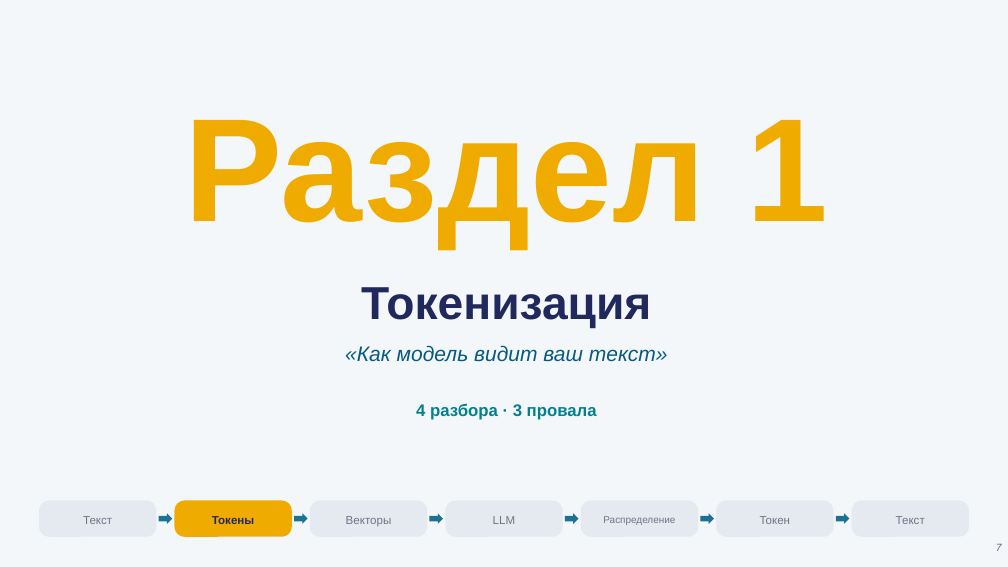
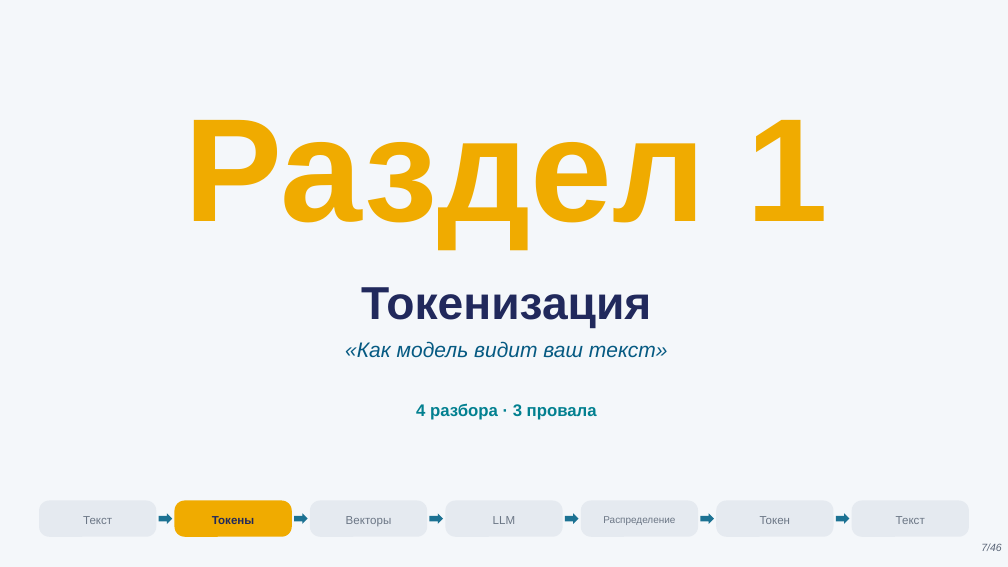
Before and after one commit to tellina-study/AI-usage-lessons, a slide deck: slide 7 of library/lectures/lec-02/rendered/lec-02.pptx. Drawn at 1008x567 pixels with LibreOffice and Linux fonts; fonts in the diff are those of the drawing. Boxes give left, top, right and bottom in pixels: in the first picture for what was removed or moved away, otherwise in the second. Text is boxed around its words. In the diff, an @@ line names an element or a change of style, - is before the commit and + after.

```diff
--- a/library/lectures/lec-02/rendered/lec-02.pptx
+++ b/library/lectures/lec-02/rendered/lec-02.pptx
@@ text "«Как модель видит ваш текст»": place and size @@
-text "«Как модель видит ваш текст»" at (345, 345, 668, 362)
+text "«Как модель видит ваш текст»" at (345, 341, 668, 358)
@@ text at (981, 543, 1001, 551): text changed @@
-7
+7/46
```
Also in this commit, not shown: 19 other slides changed, 26 slides added, 17 other files.
